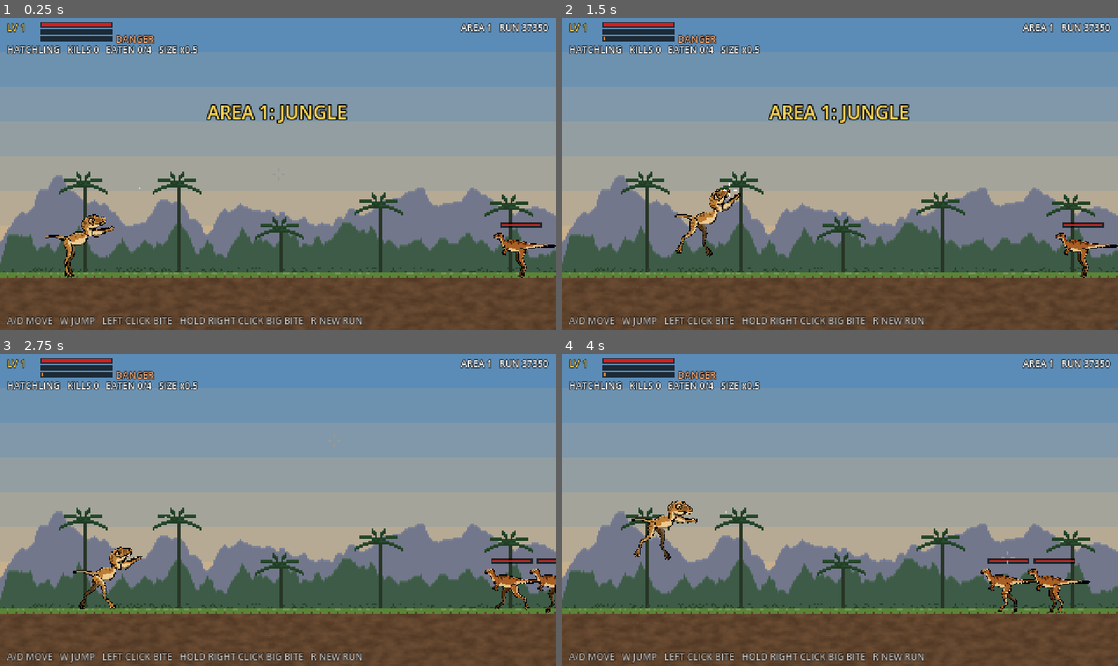
Above: before the commit, frames 1-4 (two rows, left to right).
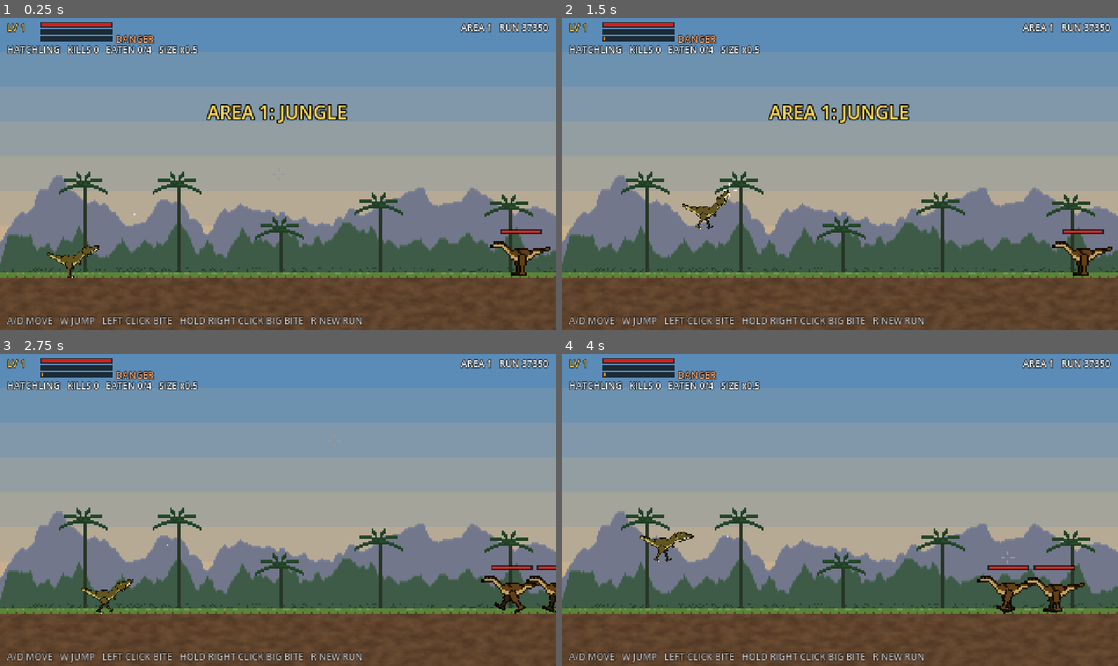
Above: after the commit, the same moments.

Repository: eflare17/Smashed-tv
Game: Godot game, scene res://main.tscn
Two runs of this game, one before a commit and one after it. Both use one fixed random seed, a clock stepped at 60 frames per second and the inputs below.
Inputs (mouse positions are in pixels of both pictures, inside the frame that each line leads up to):
- Up to frame 1 (0.25 s): no input
- Up to frame 2 (1.5 s): tap Enter at 0.5 s; move the mouse to (962, 158) at 0.52 s; hold D (right) 0.53-1.28 s; hold Right mouse button (big) 0.53-1.28 s; click (962, 158) at 0.67 s; tap W (jump) at 0.77, 1.07 s; move the mouse to (728, 189) at 1.27 s; hold A (left) from 1.28 s (still down); click (728, 189) at 1.35 s
- Up to frame 3 (2.75 s): tap W (jump) at 1.52, 1.82 s; move the mouse to (333, 441) at 2.02 s; release A (left) at 2.03 s; hold D (right) from 2.03 s (still down); tap 1 (pick1) at 2.1 s
- Up to frame 4 (4 s): move the mouse to (812, 572) at 2.77 s; release D (right) at 2.78 s; hold Up 2.78-3.53 s; tap 2 (pick2) at 2.85 s; click (812, 572) at 2.92 s; tap W (jump) at 3.02, 3.32, 3.77 s; move the mouse to (1006, 556) at 3.52 s; hold A (left) from 3.53 s (still down); tap 3 (pick3) at 3.6 s

The runs differ from the first frame. In frame 1, 1.6% of the frame differs, in the area x 8-100%, y 54-84%; in frame 2, 1.5%; in frame 3, 2.1%; in frame 4, 2.5%, in the area x 12-95%, y 46-84%.

Commit message:
Dino: back to the code-drawn art; imported sprites switched off per creature
The imported sprites had problems (the pterodactyl's wing and body swapped, jaws
hinged and sized wrong), so every creature is back on the placeholder art.
ArtLoader.ENABLED switches each creature's sprites on once its rig is fixed and
checked. The files and the importer stay.

Co-Authored-By: Claude Opus 5.5 <noreply@anthropic.com>

Diff:
--- a/dino/scripts/art_loader.gd
+++ b/dino/scripts/art_loader.gd
@@ -24,6 +24,13 @@
 	"flyer": {"width": 44.0, "legs": 0, "tail": 0.25, "neck": 0.55, "head": 0.68, "head_y": 1.0},
 }
 
+## Which creatures use their imported sprites. Off by default: each is switched on once its rig has been checked
+## by eye (hinges, sizes, which piece is which); until then the code-drawn placeholder is used.
+const ENABLED := {
+	"hatchling": false, "raptor": false, "allosaur": false, "tyrant": false,
+	"grazer": false, "runner": false, "charger": false, "flyer": false,
+}
+
 static var _cache := {}
 
 static func has(creature: String) -> bool:
@@ -45,6 +52,8 @@
 
 ## The rig for `creature`, or {} if its sprites aren't there. `tint` recolours it (the hunter is a red raptor).
 static func rig(creature: String, tint: Color = Color.WHITE) -> Dictionary:
+	if not ENABLED.get(creature, false):
+		return {}
 	var spec: Dictionary = SPECS[creature]
 	var body := _load(creature, "body")
 	if body == null:
